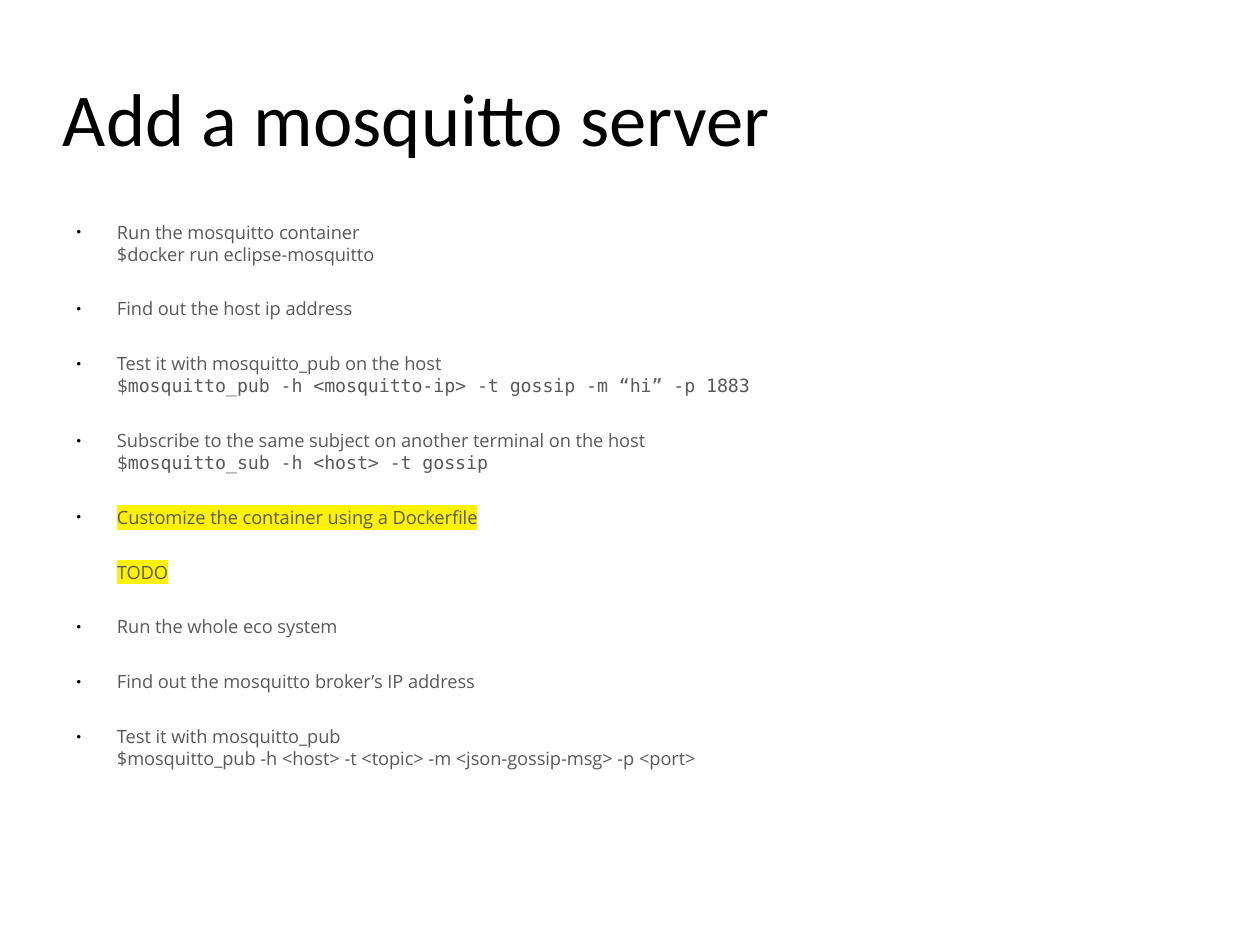
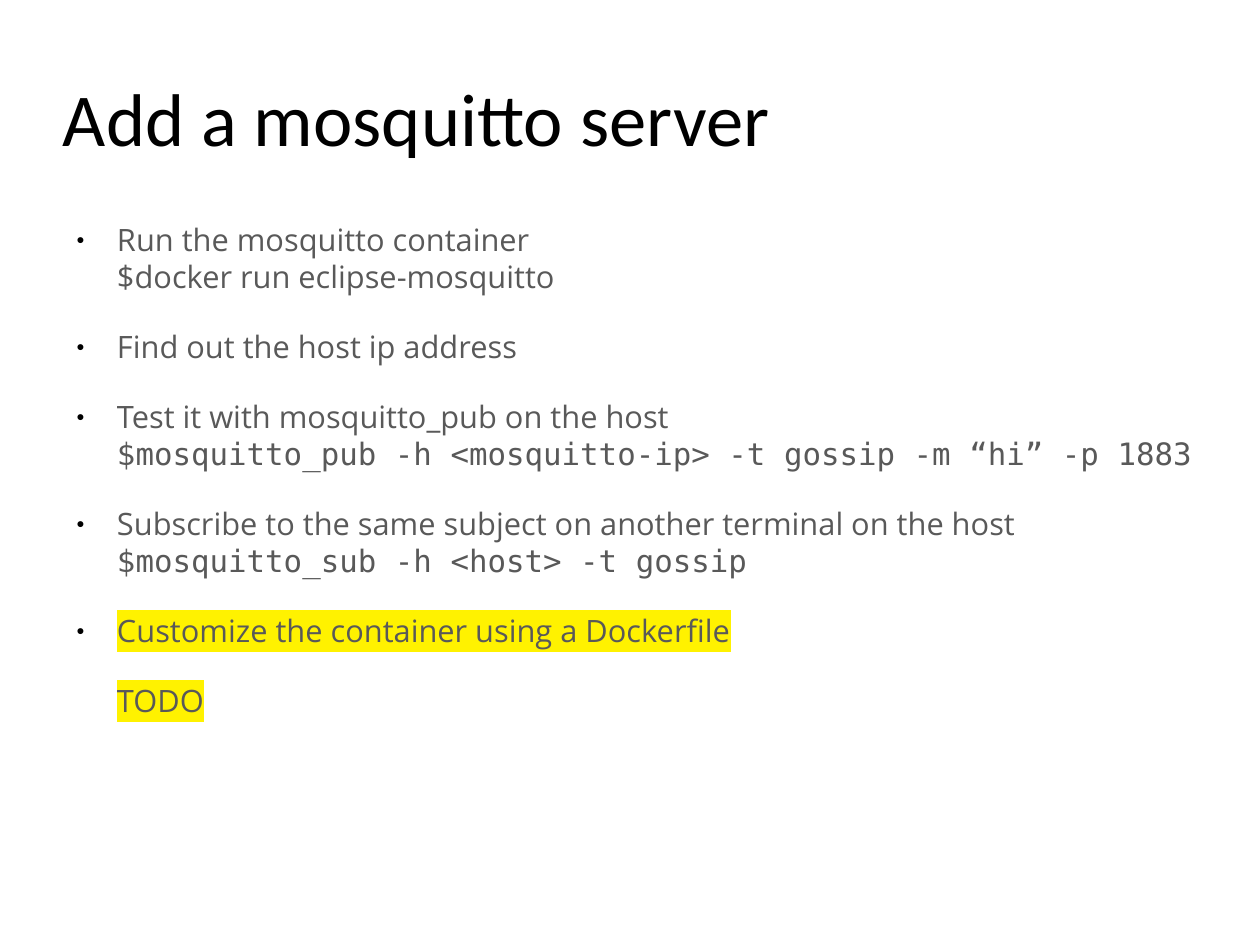
Before and after one commit to yeronimuz/gossip, a slide deck: slide 39 of presentation/docker_for_java_v1.0.odp (slide 38 before the commit). Drawn at 1260x945 pixels with LibreOffice and Linux fonts; fonts in the diff are those of the drawing; background and template pictures are left out. Boxes give left, top, right and bottom in pixels: in the first picture for what was removed or moved away, otherwise in the second. Text is boxed around its words. In the diff, an @@ line names an element or a change of style, - is before the commit and + after.

```diff
--- a/presentation/docker_for_java_v1.0.odp
+++ b/presentation/docker_for_java_v1.0.odp
@@ text "Run the mosquitto container $docker ..." at (x1=117, y1=227, x2=1192, y2=713): size 11.5 to 19.4 pt @@
@@ text at (x1=117, y1=619, x2=696, y2=770): paragraphs removed @@
-● Run the whole eco system
-● Find out the mosquitto broker’s IP address
-● Test it with mosquitto_pub
-  $mosquitto_pub -h <host> -t <topic> -m <json-gossip-msg> -p <port>
```
Also in this commit, not shown: 7 other slides changed, 2 slides added.
